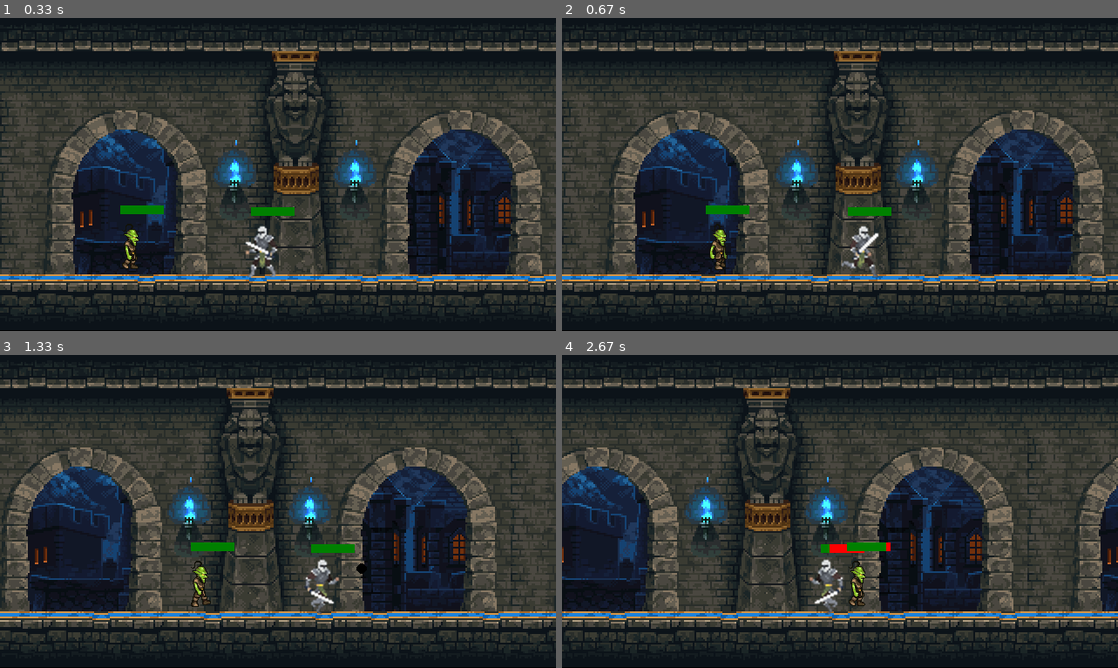
Above: before the commit, frames 1-4 (two rows, left to right).
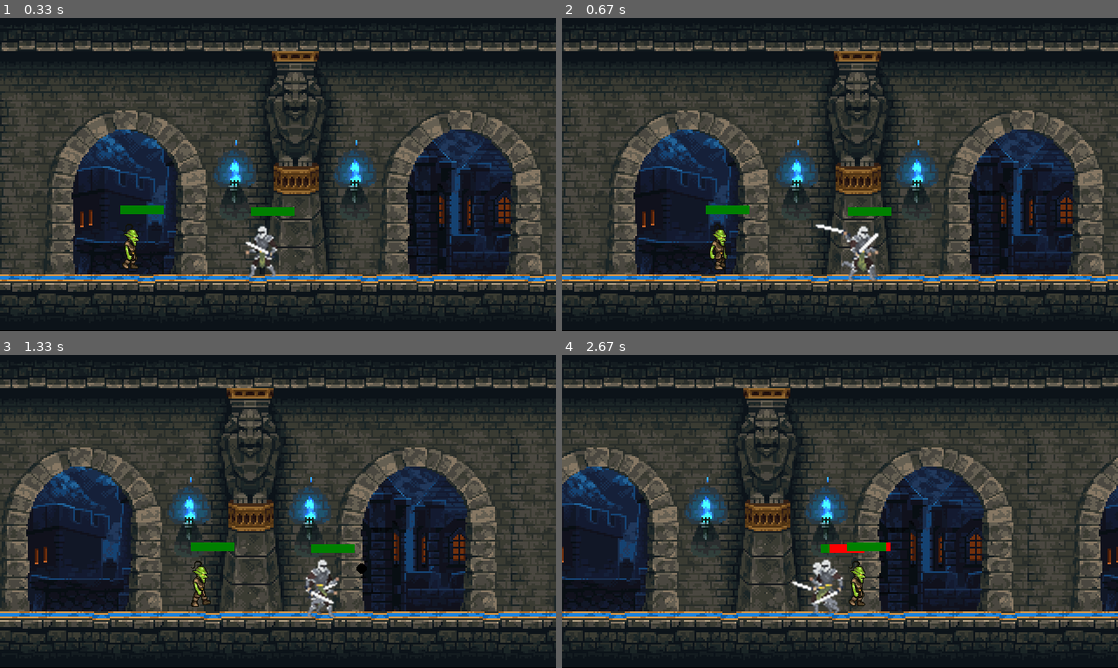
Above: after the commit, the same moments.

Repository: JonathanWang18/2DPythonGame
Game: pygame game, started from pygametest2/pygametest.py
Two runs of this game, one before a commit and one after it. Both use one fixed random seed, a clock stepped at 60 frames per second and the inputs below.
Inputs:
- Up to frame 1 (0.33 s): no input
- Up to frame 2 (0.67 s): hold Z from 0.33 s (still down); hold Right from 0.33 s (still down)
- Up to frame 3 (1.33 s): release Z at 0.8 s; release Right at 0.8 s; hold Right 0.83-1.3 s; tap Z at 0.9, 1.2 s; tap Space at 0.98 s
- Up to frame 4 (2.67 s): hold Up 1.33-1.63 s; tap Z at 1.4, 1.73, 2.03, 2.23, 2.53 s; hold Right 1.67-2.13 s; hold Left from 2.17 s (still down); tap Space at 2.32 s

Frame 1 is identical in both runs. In frame 2, 0.2% of the frame differs, in the area x 45-58%, y 65-84%; in frame 3, 0.2%; in frame 4, 0.3%, in the area x 41-50%, y 66-83%.

Commit message:
attacking animation working kind of

Diff:
--- a/pygametest2/pygametest.py
+++ b/pygametest2/pygametest.py
@@ -9,7 +9,9 @@
 attack1 = [pygame.image.load('NewImages/attack1_1.png'), pygame.image.load('NewImages/attack1_2.png'),
              pygame.image.load('NewImages/attack1_3.png'), pygame.image.load('NewImages/attack1_4.png'),
              pygame.image.load('NewImages/attack1_5.png'), pygame.image.load('NewImages/attack1_6.png')]
-
+attack2 = [pygame.image.load('NewImages/lattack1_1.png'), pygame.image.load('NewImages/lattack1_2.png'),
+             pygame.image.load('NewImages/lattack1_3.png'), pygame.image.load('NewImages/lattack1_4.png'),
+             pygame.image.load('NewImages/lattack1_5.png'), pygame.image.load('NewImages/lattack1_6.png')]
 walkRight = [pygame.image.load('NewImages/ready_1.png'), pygame.image.load('NewImages/run_1.png'),
              pygame.image.load('NewImages/run_2.png'), pygame.image.load('NewImages/run_3.png'),
              pygame.image.load('NewImages/run_4.png'), pygame.image.load('NewImages/run_5.png'),
@@ -56,7 +58,6 @@
             self.visible = False
         pass
 
-
     def draw(self, win):
         if self.visible:
             if self.attackCount + 1 >= 18:
@@ -65,8 +66,12 @@
             if self.walkCount + 1 >= 21:
                 self.walkCount = 0
             if self.attacking:
-                win.blit(attack1[self.attackCount // 3], (self.x - 30, self.y - 30))
-                self.attackCount += 1
+                if self.right:
+                    win.blit(attack1[self.attackCount // 3], (self.x - 30, self.y - 30))
+                    self.attackCount += 1
+                else:
+                    win.blit(attack2[self.attackCount // 3], (self.x - 70, self.y - 35))
+                    self.attackCount += 1
             if not (self.standing):
                 if self.left:
                     win.blit(walkLeft[self.walkCount // 3], (self.x, self.y))
@@ -84,26 +89,6 @@
             self.hitbox = (self.x + 38, self.y + 24, 32, 60)
             #pygame.draw.rect(win, (255, 0, 0), self.hitbox, 2)
 
-class playerAttacking(object):
-    def __init__(self, x, y, width, height, facing):
-        self.x = x
-        self.y = y
-        self.width = width
-        self.height = height
-        self.vel = 0
-        self.attackCount = 0
-        self.hitbox = (self.x + 38, self.y + 24, 32, 60)
-        self.visible = True
-        self.attacking = False
-        self.facing = facing
-
-    def draw(self, win):
-        if self.attackCount + 1 >= 18:
-            self.attackCount = 0
-            self.attacking = False
-        if self.attacking:
-            win.blit(attack1[self.attackCount // 3], (self.x - 30, self.y - 30))
-            self.attackCount += 1
 
 class enemy(object):
     walkRight = [pygame.image.load('Images/R1E.png'), pygame.image.load('Images/R2E.png'),
@@ -243,9 +228,7 @@
             facing = -1
         else:
             facing = 1
-        manAttack = playerAttacking(round(man.x + man.width // 2), round(man.y + man.height // 2), 64, 64, facing)
-        manAttack.draw(win)
-        manAttack.attacking = True
+        man.attacking = True
     if keys[pygame.K_LEFT]:
         man.vel = -5
         man.left = True
Binary file added: pygametest2/NewImages/lattack1_1.png
Binary file added: pygametest2/NewImages/lattack1_2.png
Binary file added: pygametest2/NewImages/lattack1_3.png
Binary file added: pygametest2/NewImages/lattack1_4.png
Binary file added: pygametest2/NewImages/lattack1_5.png
Binary file added: pygametest2/NewImages/lattack1_6.png
